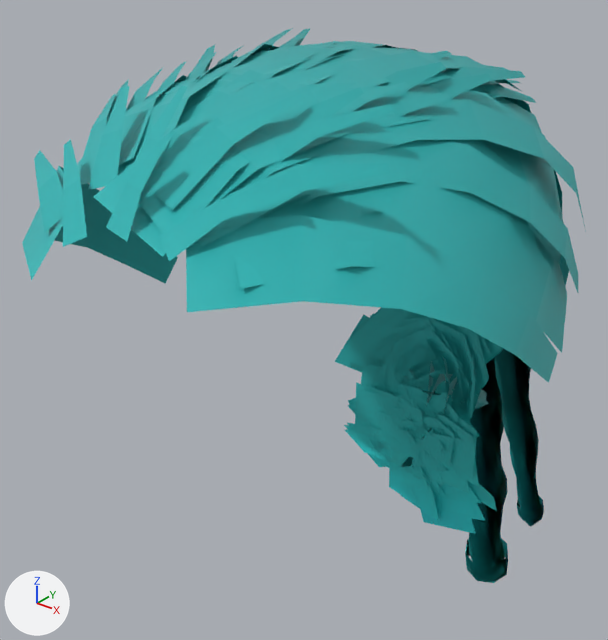
The glTF model assets/giant/parts/Hair_side_braids.glb as it was, and as the next commit left it.
The view is the same before and after, from a 50 mm camera at (0.318, -0.503, 3.739) aimed at (-0.091, 0.009, 3.422). The lights are fixed; the arrows at lower left show +X, +Y and +Z. The picture after the commit comes second. Vertices at exactly the same position are counted once.

The scene before the commit, as lines of its bpy script (objects in view):
```python
me_hair_side_braids = bpy.data.meshes.new('Hair_side_braids')
me_hair_side_braids.from_pydata(...)  # 5922 vertices, 5346 faces; spans x -0.16..0.156, y -0.276..0.272, z 3.021..3.666
me_hair_side_braids.materials.append(mat_defaultmaterial)
ob_hair_side_braids = bpy.data.objects.new('Hair_side_braids', me_hair_side_braids)
ob_hair_side_braids.location = (0.0, 0.0, 0.0)
```
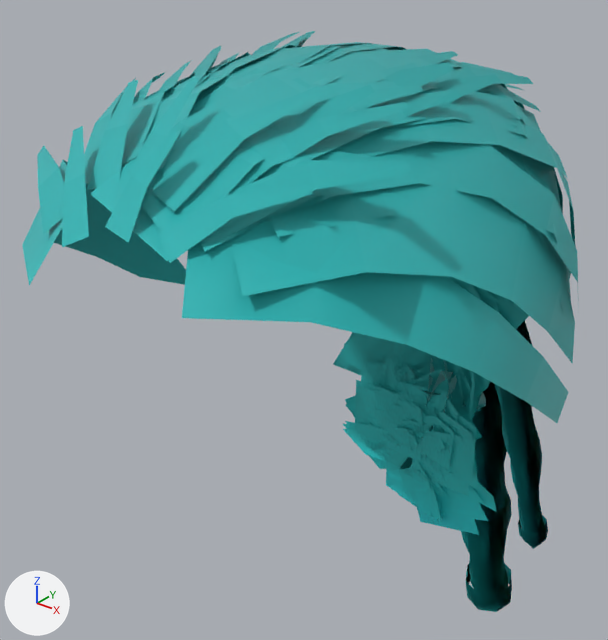
Where the change shows, as pixel boxes [x1, y1, x2, y2] in the pictures (608 x 640 px; the box of a moved part takes in the faces that stretch with it):
'Hair_side_braids', reshaped: before [22, 28, 586, 583]; after [22, 31, 578, 612]
part 1 of me_hair_side_braids, moved or reshaped (not visible before): after [446, 276, 461, 286]
part 2 of me_hair_side_braids, moved or reshaped: before [22, 28, 585, 582]; after [22, 31, 578, 611]
part 3 of me_hair_side_braids, edited (looks the same): [348, 392, 541, 578] in both

What changed in the scene script:
```text
Change me_hair_side_braids:
    used by ob_hair_side_braids; location = (0.0, 0.0, 0.0)
    remove me_hair_side_braids.from_pydata(...)  # 5922 vertices, 5346 faces; spans x -0.16..0.156, y -0.276..0.272, z 3.021..3.666
    add me_hair_side_braids.from_pydata(...)  # 5922 vertices, 5346 faces; spans x -0.179..0.158, y -0.277..0.291, z 2.964..3.666
    me_hair_side_braids part 1: the loose piece of 12 vertices spanning x -0.027..0.029, y 0.092..0.1, z 3.41..3.464 is scaled about its middle by (1.12, 1.02, 1)
    me_hair_side_braids part 2: 5634 of 5922 vertices moved; they spanned x -0.16..0.156, y -0.276..0.272, z 3.021..3.666 and now span x -0.179..0.158, y -0.277..0.291, z 2.964..3.666; mean shift (0.0, 0.002, -0.003); largest move (-0.017, 0.078, 3.303) -> (0.004, 0.184, 3.346)
    me_hair_side_braids part 3: 610 kept faces spanning x -0.087..0.087, y 0.032..0.291, z 2.964..3.368 get new vertex colours; the middle colour goes from cyan #31e4e8 to cyan #31e6eb
    other edits to the shape of me_hair_side_braids do not show in these pictures
```
